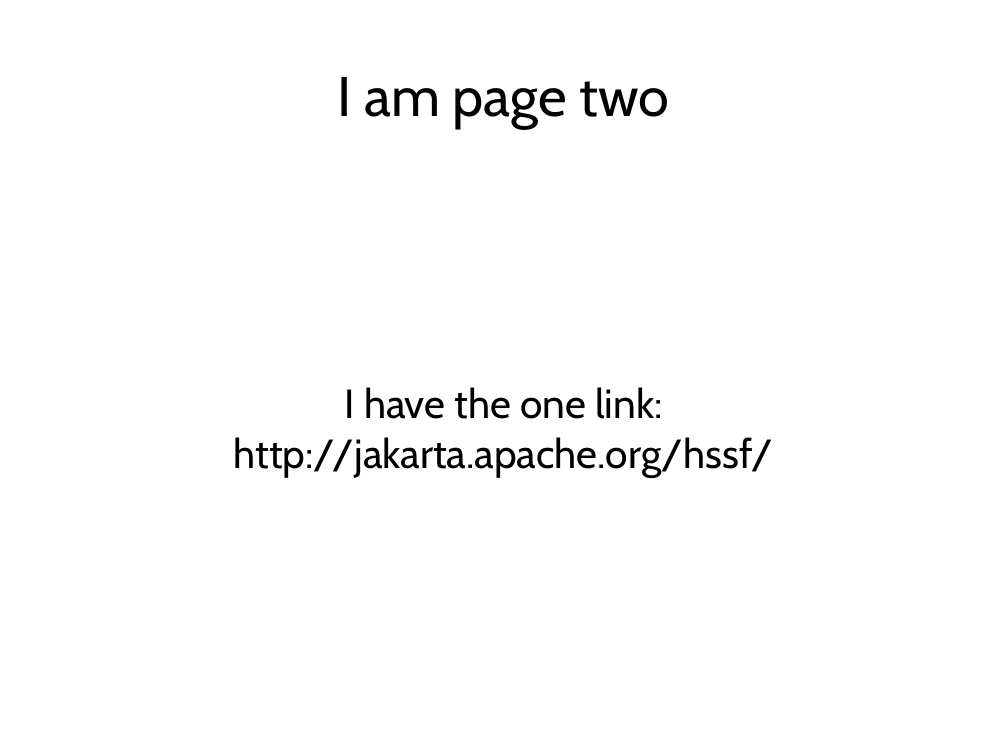
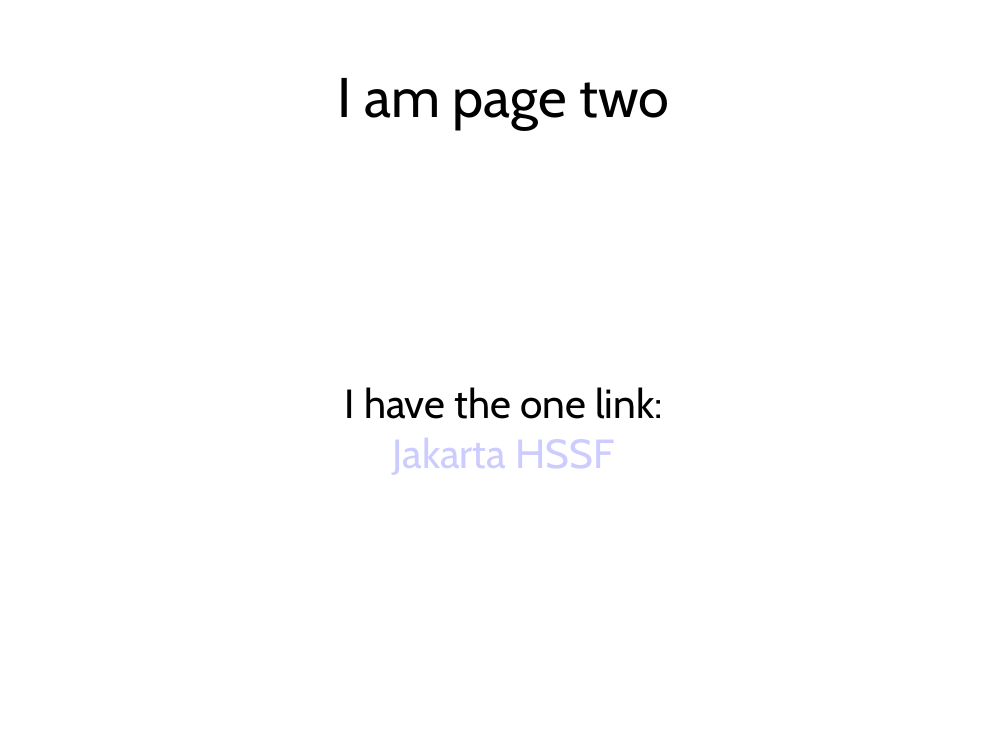
Before and after one commit to apache/poi, a slide deck: slide 2 of src/scratchpad/testcases/org/apache/poi/hslf/data/WithLinks.ppt. Drawn at 1008x756 pixels with LibreOffice and Linux fonts; fonts in the diff are those of the drawing. Boxes give left, top, right and bottom in pixels: in the first picture for what was removed or moved away, otherwise in the second. Text is boxed around its words. In the diff, an @@ line names an element or a change of style, - is before the commit and + after.

```diff
--- a/src/scratchpad/testcases/org/apache/poi/hslf/data/WithLinks.ppt
+++ b/src/scratchpad/testcases/org/apache/poi/hslf/data/WithLinks.ppt
@@ subtitle at [393, 438, 614, 475]: text changed; text colour #000000 to #CCCCFF @@
-http://jakarta.apache.org/hssf/
+Jakarta HSSF
```
Also in this commit, not shown: 6 other files.
